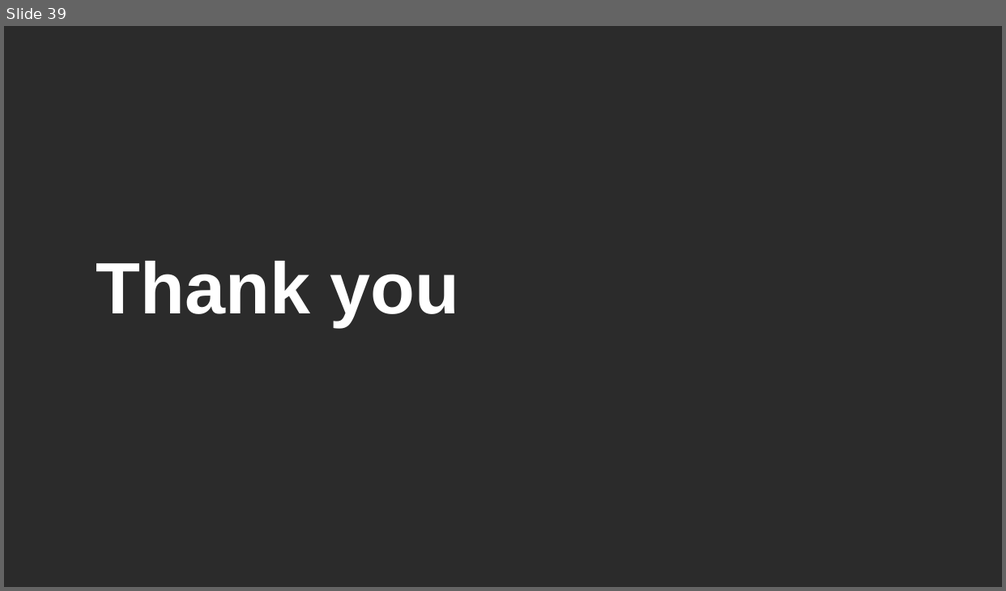
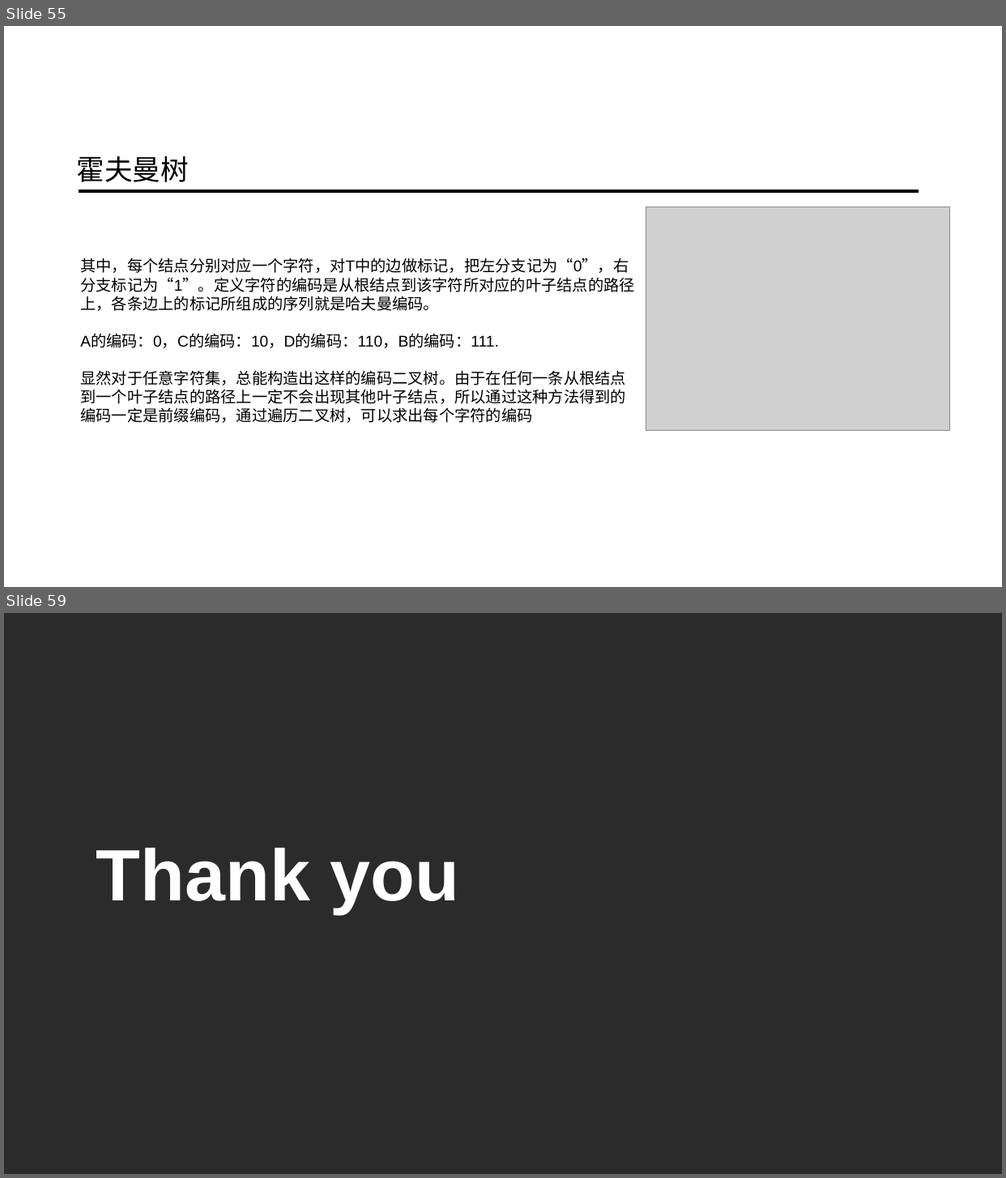
Before and after one commit to ainilili/data-structure-trees-demo, a slide deck: 数据结构之树.pptx. Shown one above the other, each under a label of ours: slide 39 before the commit, slides 55 and 59 after it; the slides between them are not shown. The pictures are 1006x591 and 1006x1178 pixels, drawn with LibreOffice and Linux fonts; fonts in the diff are those of the drawing; grey boxes stand for pictures; background and template pictures are left out; a plain dark background stands for a picture behind light text. Boxes give left, top, right and bottom in pixels: in the first picture for what was removed or moved away, otherwise in the second. Text is boxed around its words. In the diff, an @@ line names an element or a change of style, - is before the commit and + after.

```diff
--- a/数据结构之树.pptx
+++ b/数据结构之树.pptx
@@ slide 55 added at <box>4,26,1002,587</box>, background picture (left out) @@
@@ text added at <box>77,156,189,182</box>, 54 pt, text #000000 @@
+霍夫曼树
@@ line added from (79, 191) to (918, 191), #000000 6.5 pt @@
@@ picture added at <box>646,207,948,430</box> @@
@@ text added at <box>80,258,634,423</box>, 30 pt, text #000000 @@
+其中，每个结点分别对应一个字符，对T中的边做标记，把左分支记为“0”，右分支标记为“1”。定义字符的编码是从根结点到该字符所对应的叶子结点的路径上，各条边上的标记所组成的序列就是哈夫曼编码。
+A的编码：0，C的编码：10，D的编码：110，B的编码：111.
+显然对于任意字符集，总能构造出这样的编码二叉树。由于在任何一条从根结点到一个叶子结点的路径上一定不会出现其他叶子结点，所以通过这种方法得到的编码一定是前缀编码，通过遍历二叉树，可以求出每个字符的编码
@@ what was slide 39 is now slide 59 @@
```
Also in this commit, not shown: 2 slides changed, 31 other slides added, 12 slides removed.
